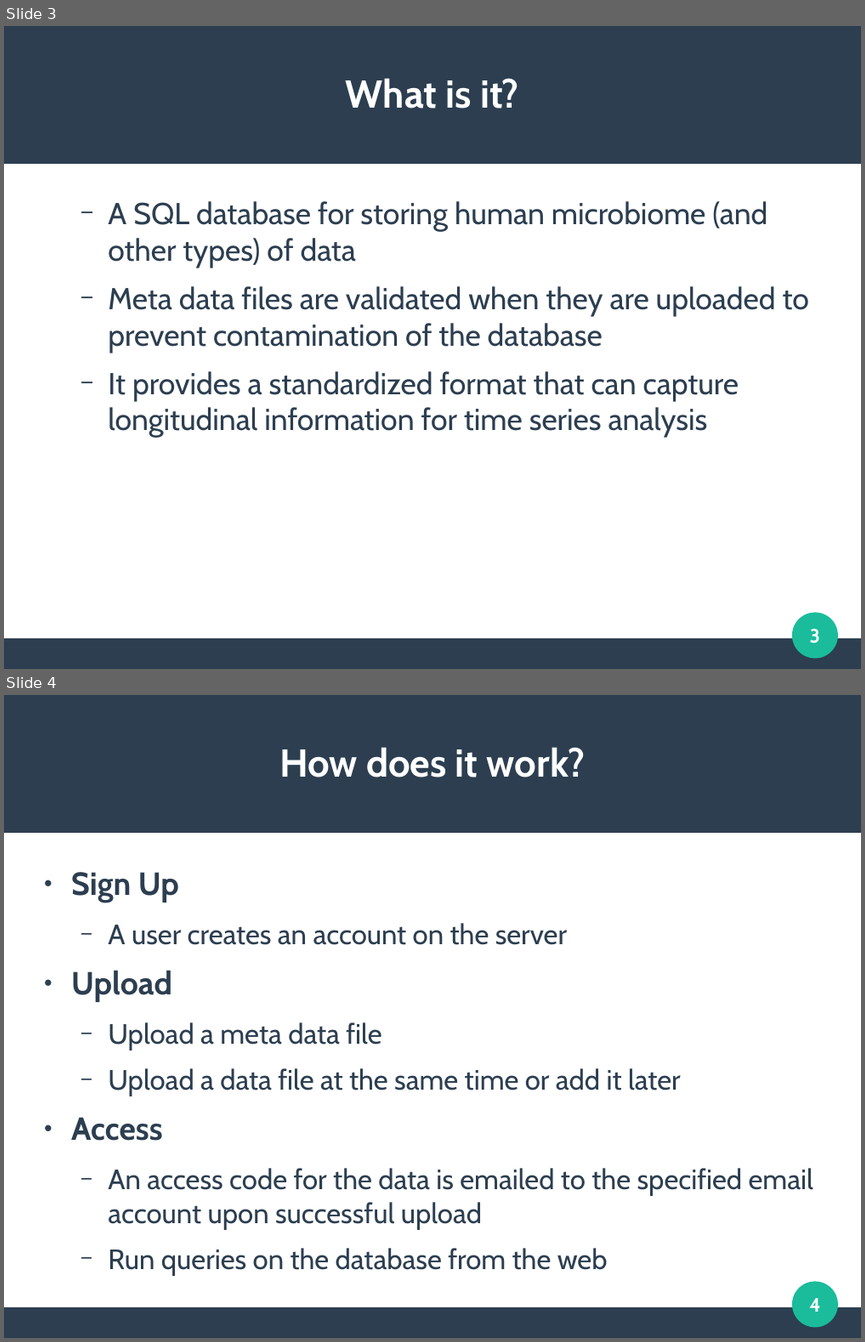
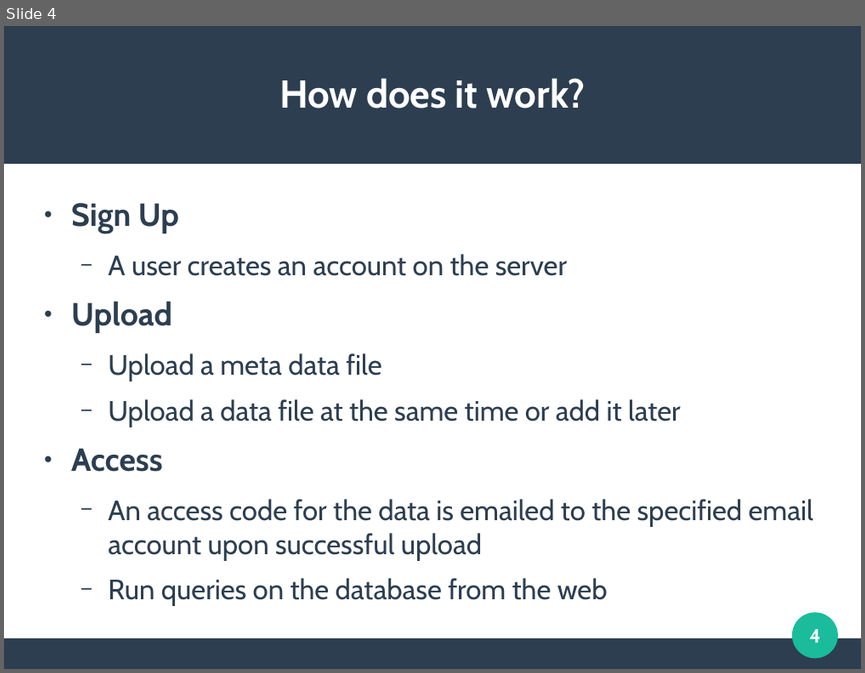
Before and after one commit to clemente-lab/mmeds-meta, a slide deck: sql/mmeds.odp. Shown one above the other, each under a label of ours: slides 3 and 4 before the commit, slide 4 after it. The pictures are 865x1342 and 865x673 pixels, drawn with LibreOffice and Linux fonts; fonts in the diff are those of the drawing. Boxes give left, top, right and bottom in pixels: in the first picture for what was removed or moved away, otherwise in the second. Text is boxed around its words. In the diff, an @@ line names an element or a change of style, - is before the commit and + after.

```diff
--- a/sql/mmeds.odp
+++ b/sql/mmeds.odp
@@ slide 3 removed at (4,26,861,669), background #FFFFFF; not listed: 3 template elements that a slide beside it also shows @@
@@ title removed at (346,78,519,108) @@
-What is it?
@@ text removed at (108,201,809,437) @@
-  − A SQL database for storing human microbiome (and other types) of data
-  − Meta data files are validated when they are uploaded to prevent contamination of the database
-  − It provides a standardized format that can capture longitudinal information for time series analysis
@@ page number removed at (810,628,820,643) @@
-3
```
Also in this commit, not shown: 4 slides changed, 4 slides added, 2 other slides removed, 5 other files.
